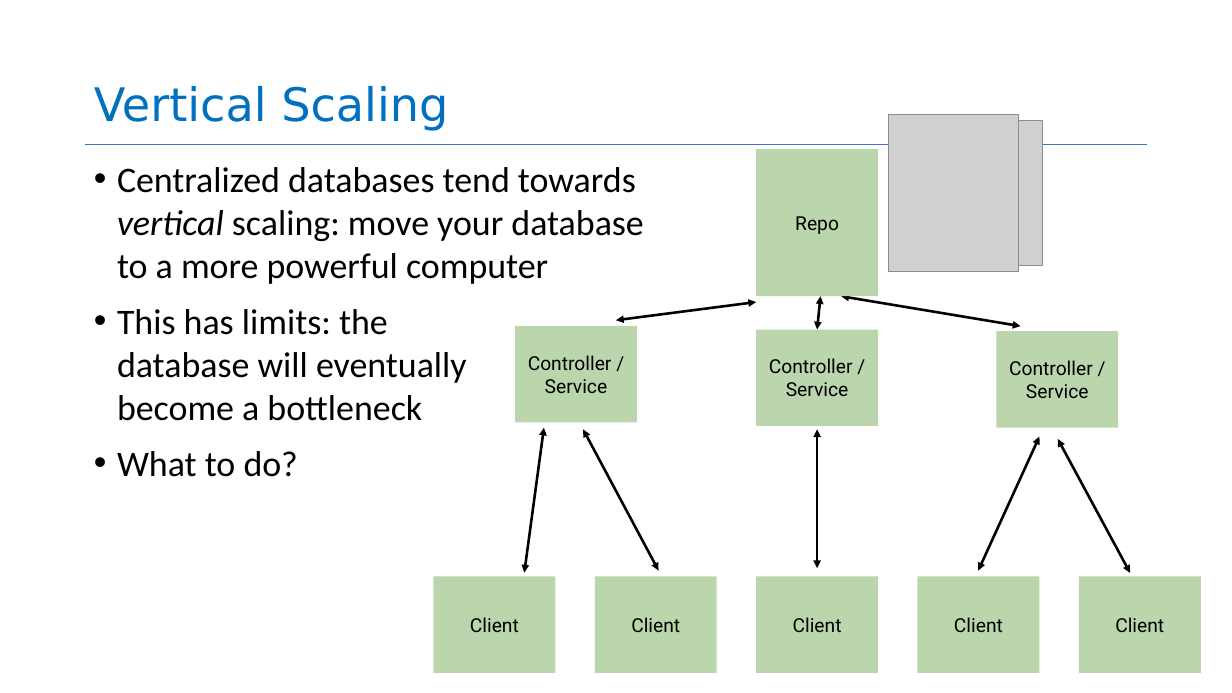
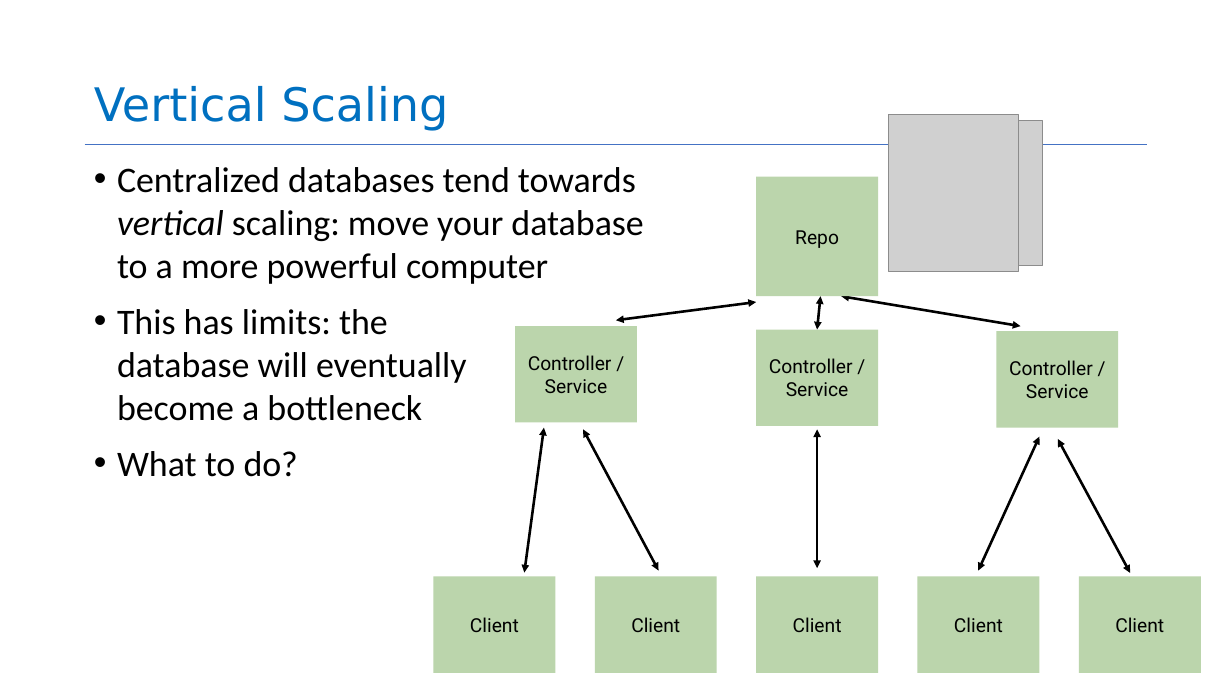
Before and after one commit to neu-se/CS4530-Spring-2026, a slide deck: slide 29 of Slides/Module 04 Web Applications.pptx. Drawn at 1232x693 pixels with LibreOffice and Linux fonts; fonts in the diff are those of the drawing; grey boxes stand for pictures. Boxes give left, top, right and bottom in pixels: in the first picture for what was removed or moved away, otherwise in the second. Text is boxed around its words. In the diff, an @@ line names an element or a change of style, - is before the commit and + after.

```diff
--- a/Slides/Module 04 Web Applications.pptx
+++ b/Slides/Module 04 Web Applications.pptx
@@ rectangle "Repo": place and size @@
-rectangle "Repo" at [756,149,878,296]
+rectangle "Repo" at [756,177,878,297]
```
Also in this commit, not shown: 6 other slides changed, 1 other file.
